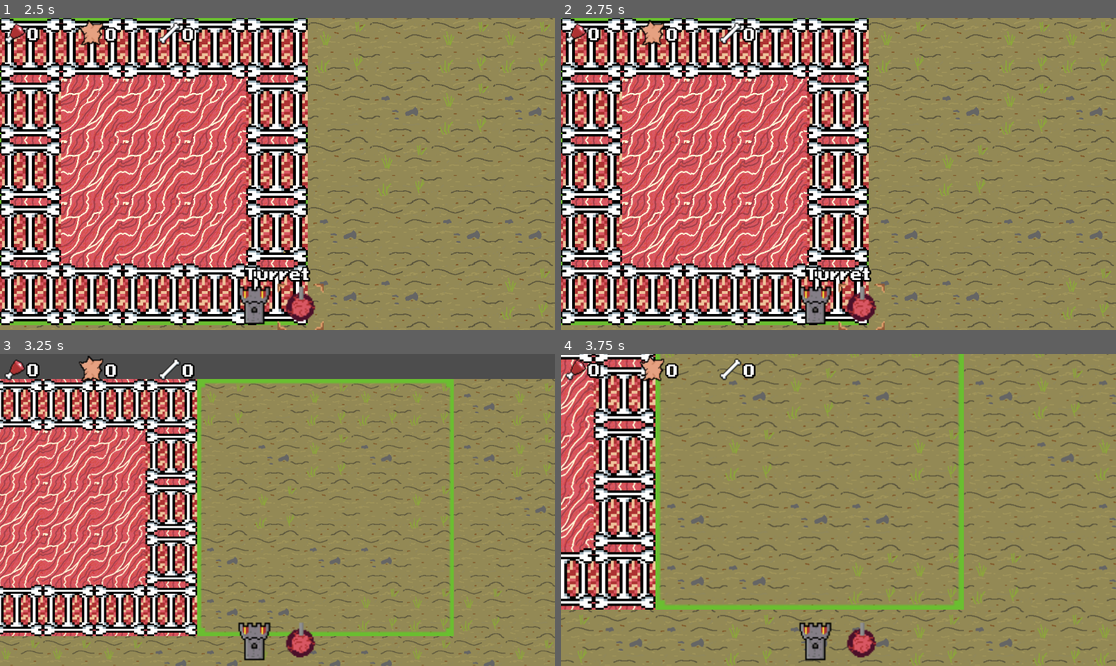
Above: before the commit, frames 1-4 (two rows, left to right).
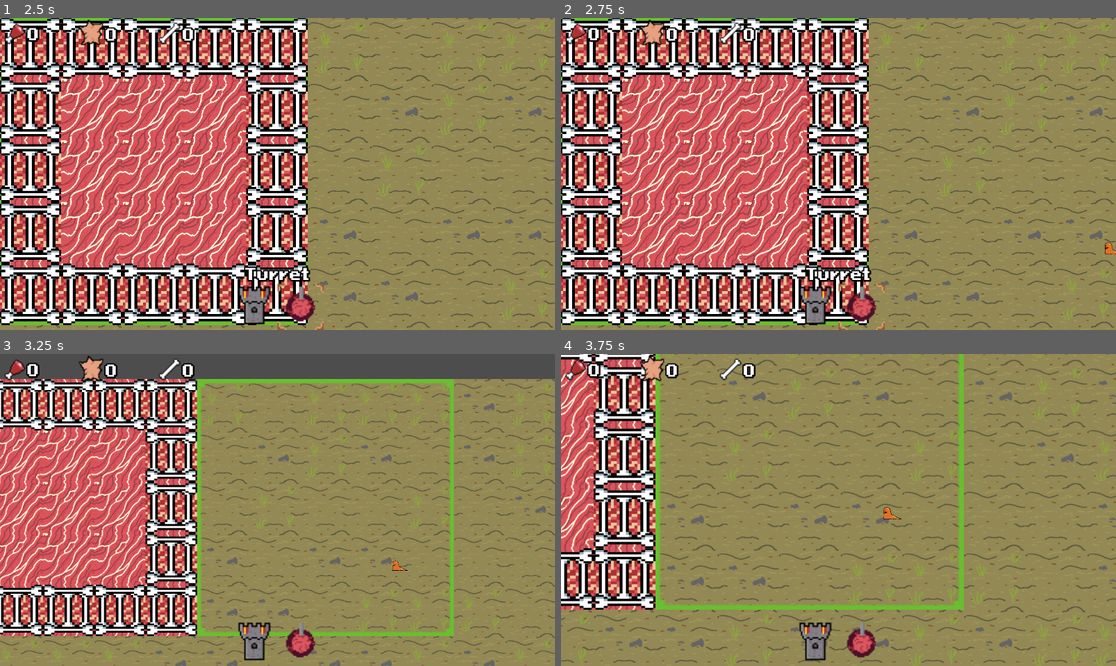
Above: after the commit, the same moments.

Repository: PhilipSBeck/Ludum-Dare-56
Game: Godot game, scene res://Levels/TitleScreen.tscn
Same seed, same stepped clock (60 frames per second), same inputs: the game is played once before the commit and once after it.
Inputs (mouse positions are in pixels of both pictures, inside the frame that each line leads up to):
- Up to frame 1 (2.5 s): click "Start" at 0.5 s; click (255, 308) at 1.25 s; click (299, 308) at 2 s
- Up to frame 2 (2.75 s): no input
- Up to frame 3 (3.25 s): tap Enter at 2.75 s; move the mouse to (399, 494) at 2.77 s; hold Right (ui_right) from 2.78 s (still down); tap Mouse wheel down (WheelDown) at 2.85 s
- Up to frame 4 (3.75 s): move the mouse to (727, 525) at 3.52 s; release Right (ui_right) at 3.53 s; hold Down (ui_down) from 3.53 s (still down); tap Mouse wheel up (WheelUp) at 3.6 s

Frame 1 is identical in both runs. In frame 2, less than 0.1% of the frame differs, in the area x 97-100%, y 71-76%; in frame 3, less than 0.1%; in frame 4, less than 0.1%, in the area x 58-62%, y 48-54%.

Commit message:
add current progress for enemies

Diff:
--- a/Levels/main.tscn
+++ b/Levels/main.tscn
@@ -6,6 +6,8 @@
 [ext_resource type="PackedScene" uid="uid://cb4udp41rudyd" path="res://Unit/Turret.tscn" id="3_i0156"]
 [ext_resource type="Texture2D" uid="uid://bay8ourwndfe8" path="res://Art/Map/Floor/TileHighlight.png" id="3_vuw60"]
 [ext_resource type="PackedScene" uid="uid://v74l8i6gpmfc" path="res://HUD/mainHUD.tscn" id="7_j582s"]
+[ext_resource type="Script" path="res://Scripts/Units/Enemies/enemies.gd" id="7_nfqvv"]
+[ext_resource type="PackedScene" uid="uid://gl5n4qwltrfa" path="res://Unit/Enemy.tscn" id="8_yb52r"]
 
 [node name="Main" type="Node"]
 script = ExtResource("1_vq540")
@@ -26,4 +28,8 @@
 
 [node name="MainHud" parent="." instance=ExtResource("7_j582s")]
 
+[node name="Enemies" type="Node2D" parent="."]
+script = ExtResource("7_nfqvv")
+enemy_scene = ExtResource("8_yb52r")
+
 [connection signal="towerSelected" from="MainHud" to="." method="_on_main_hud_tower_selected"]
--- /dev/null
+++ b/Scripts/Units/Enemies/animated_sprite.gd
@@ -0,0 +1,12 @@
+extends AnimatedSprite2D
+
+
+# Called when the node enters the scene tree for the first time.
+func _ready() -> void:
+	$".".play()
+	pass # Replace with function body.
+
+
+# Called every frame. 'delta' is the elapsed time since the previous frame.
+func _process(delta: float) -> void:
+	pass
--- /dev/null
+++ b/Scripts/Units/Enemies/enemies.gd
@@ -0,0 +1,65 @@
+extends Node2D
+
+@export var enemy_scene: PackedScene
+@export var spawn_rate: float = 2.0
+@export var enemy_speed: float = 100.0
+
+var spawn_timer: float = 0.0
+var screen_size: Vector2  # To hold the screen size
+
+func _ready() -> void:
+	screen_size = get_viewport_rect().size  # Get the size of the viewport (screen)
+	set_process(true)  # Enable the _process function
+
+
+# Called every frame. 'delta' is the elapsed time since the previous frame.
+func _process(delta: float) -> void:
+	spawn_timer += delta
+
+	for enemy in get_children():
+		set_target(enemy)
+
+	# Spawn enemies every `spawn_rate` seconds
+	if spawn_timer >= spawn_rate:
+		spawn_enemy()
+		spawn_timer = 0.0
+
+func spawn_enemy():
+	# Create an instance of the enemy scene
+	var enemy = enemy_scene.instantiate()
+
+	# Randomly choose an edge to spawn the enemy
+	var spawn_position = get_random_edge_position()
+
+	# Set the enemy's position at the spawn point
+	enemy.position = spawn_position
+
+	# Add the enemy to the scene tree
+	add_child(enemy)
+
+	# Move the enemy towards the mouse position (handled in the enemy script)
+	set_target(enemy)
+
+func set_target(enemy) -> void:
+	enemy.target_position = get_global_mouse_position()
+
+func get_random_edge_position() -> Vector2:
+	# Choose a random edge: 0 = top, 1 = right, 2 = bottom, 3 = left
+	var edge = randi() % 4
+	var position = Vector2()
+
+	match edge:
+		0:  # Top edge
+			position.x = randf() * screen_size.x
+			position.y = 0
+		1:  # Right edge
+			position.x = screen_size.x
+			position.y = randf() * screen_size.y
+		2:  # Bottom edge
+			position.x = randf() * screen_size.x
+			position.y = screen_size.y
+		3:  # Left edge
+			position.x = 0
+			position.y = randf() * screen_size.y
+
+	return position
--- a/Scripts/Units/Enemies/enemy.gd
+++ b/Scripts/Units/Enemies/enemy.gd
@@ -1,15 +1,22 @@
-extends RigidBody2D
+extends Node2D
 
+@onready var sprite = $AnimatedSprite2D  # Assuming the sprite is a child of the Node2D
+var target_position: Vector2 = Vector2.ZERO
+@export var speed: float = 100.0
 
-# Called when the node enters the scene tree for the first time.
-func _ready() -> void:
-	pass # Replace with function body.
+func _process(delta: float):
+	# Calculate the direction to the mouse position
+	var direction = (target_position - position).normalized()
 
+	# Move towards the target position
+	position += direction * speed * delta
 
-# Called every frame. 'delta' is the elapsed time since the previous frame.
-func _process(delta: float) -> void:
-	pass
+	# Check if the enemy is moving to the left (i.e., the x component of direction is negative)
+	if direction.x < 0:
+		sprite.flip_h = true  # Flip the sprite horizontally
+	else:
+		sprite.flip_h = false  # Ensure it's not flipped if moving right
 
-
-func _on_visible_on_screen_notifier_2d_screen_exited() -> void:
-	queue_free()
+	# Optionally, free the enemy when it reaches the target (to prevent it from moving indefinitely)
+	if position.distance_to(target_position) < 10:
+		queue_free()
Not shown: 1 places in Levels/TitleScreen.tscn that only renumber resources
Not shown: 1 places in Levels/main.tscn that only renumber resources
